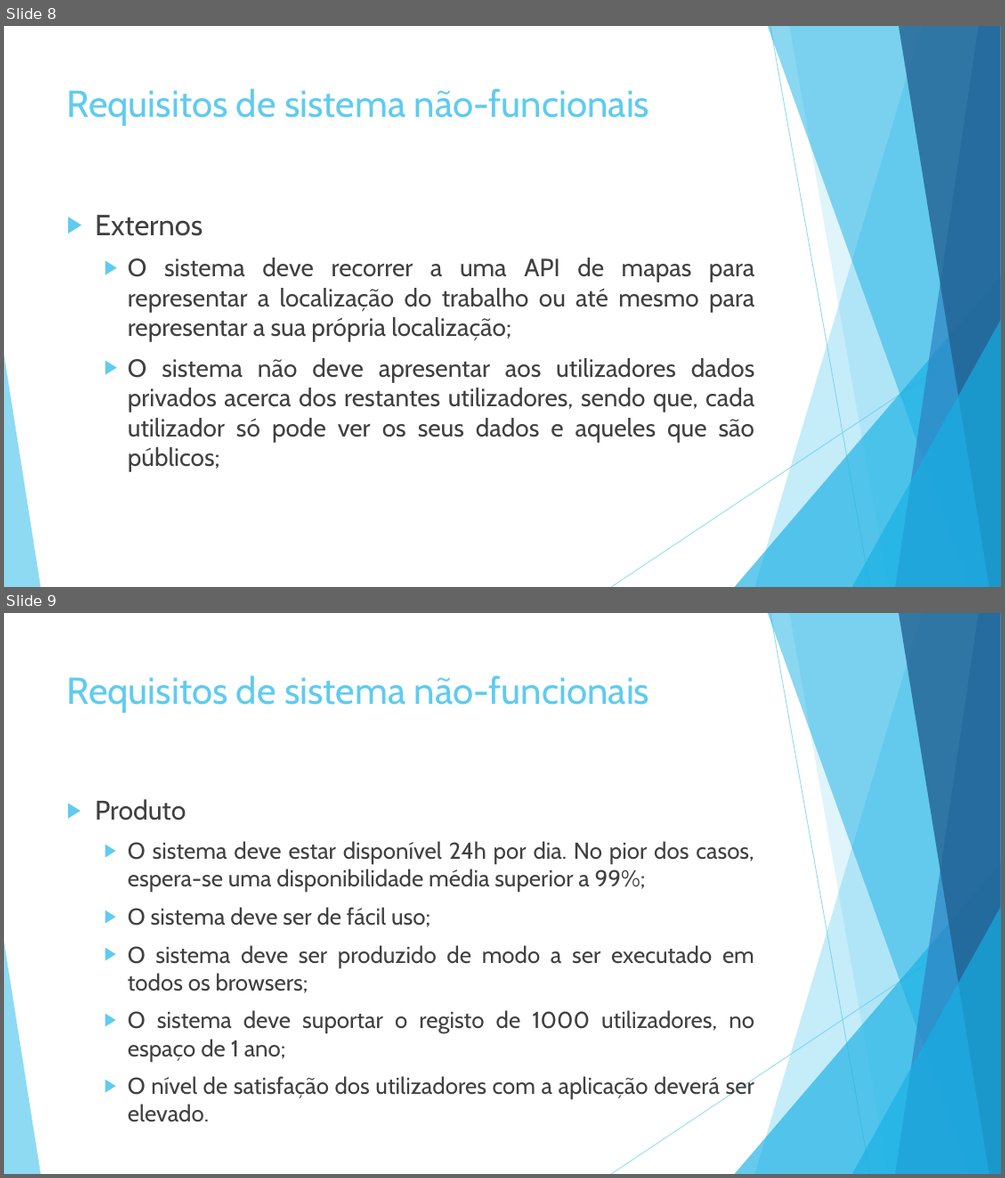
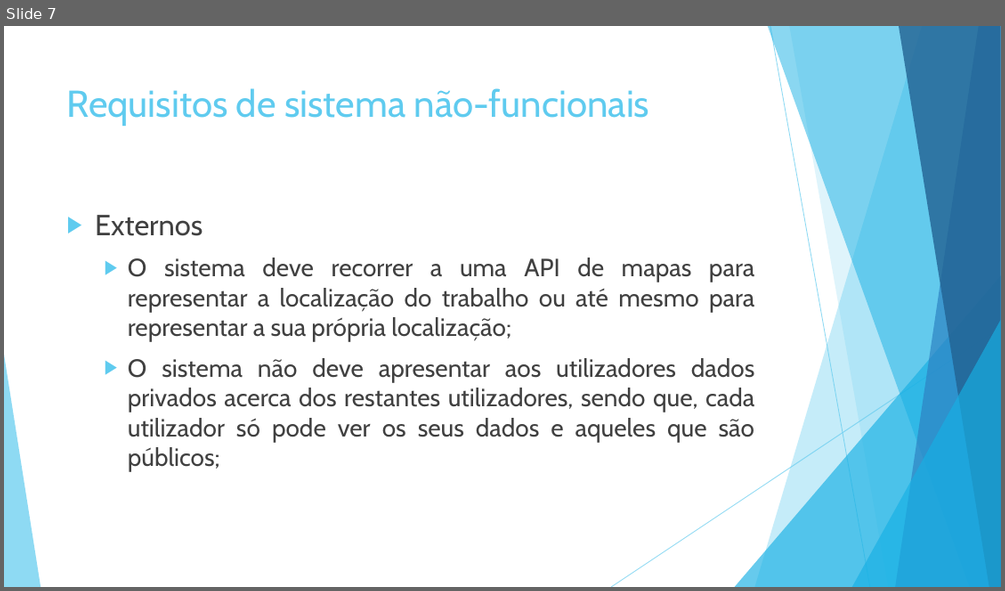
Before and after one commit to vitorjrc/babysitting-system, a slide deck: relatorio/Fase 3/LI4.pptx. Shown one above the other, each under a label of ours: slides 8 and 9 before the commit, slide 7 after it. The pictures are 1005x1178 and 1005x591 pixels, drawn with LibreOffice and Linux fonts; fonts in the diff are those of the drawing. Boxes give left, top, right and bottom in pixels: in the first picture for what was removed or moved away, otherwise in the second. Text is boxed around its words. In the diff, an @@ line names an element or a change of style, - is before the commit and + after.

```diff
--- a/relatorio/Fase 3/LI4.pptx
+++ b/relatorio/Fase 3/LI4.pptx
@@ slide 9 removed at <box>4,613,1001,1174</box>, background #FFFFFF; not listed: 10 template elements that a slide beside it also shows @@
@@ title removed at <box>67,675,650,713</box> @@
-Requisitos de sistema não-funcionais
@@ text removed at <box>95,799,754,1122</box> @@
-▶ Produto
-  ▶ O sistema deve estar disponível 24h por dia. No pior dos casos, espera-se uma disponibilidade média superior a 99%;
-  ▶ O sistema deve ser de fácil uso;
-  ▶ O sistema deve ser produzido de modo a ser executado em todos os browsers;
-  ▶ O sistema deve suportar o registo de 1000 utilizadores, no espaço de 1 ano;
-  ▶ O nível de satisfação dos utilizadores com a aplicação deverá ser elevado.
@@ what was slide 8 is now slide 7 @@
```
Also in this commit, not shown: 7 slides changed, 6 slides added, 9 other slides removed.
